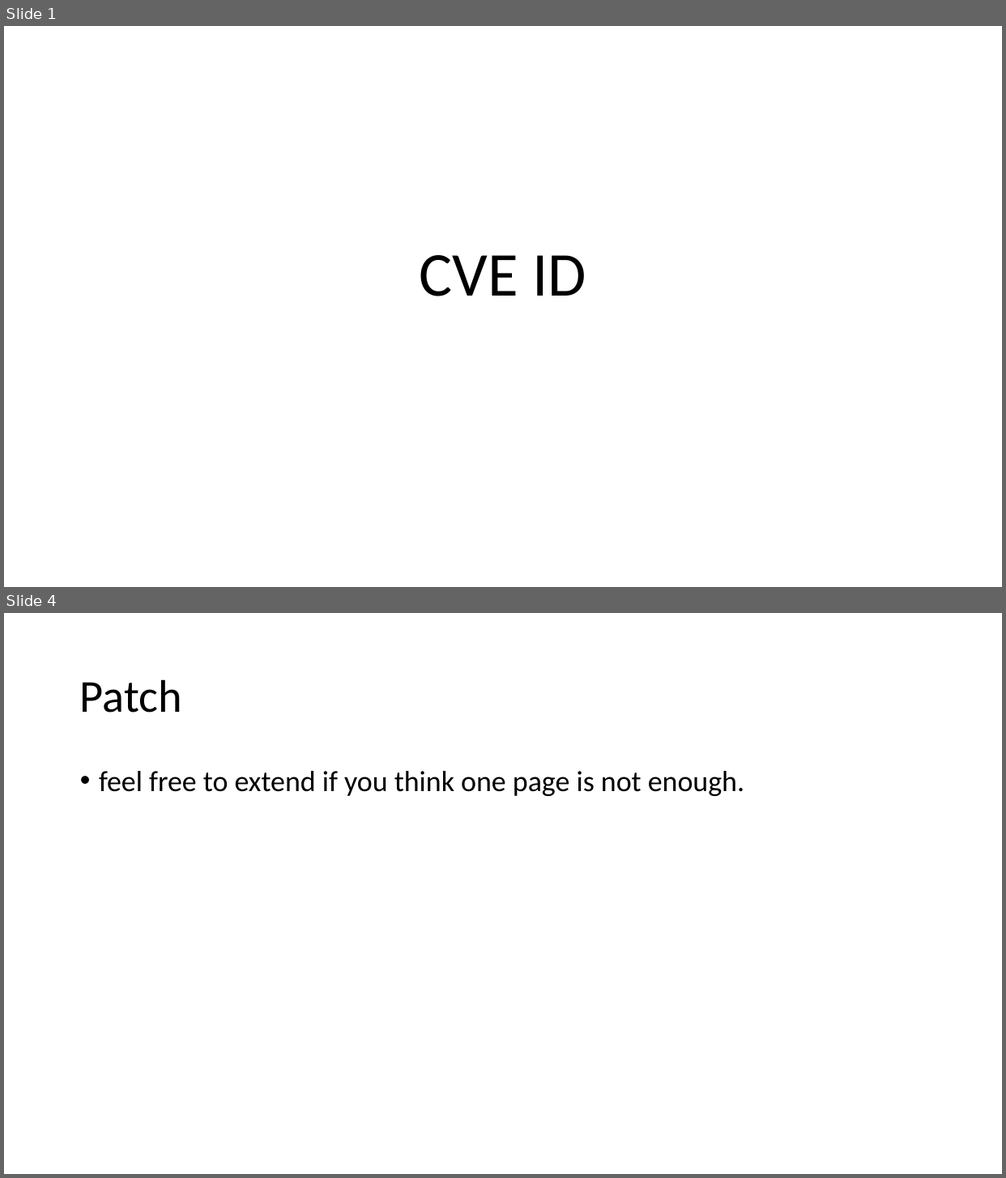
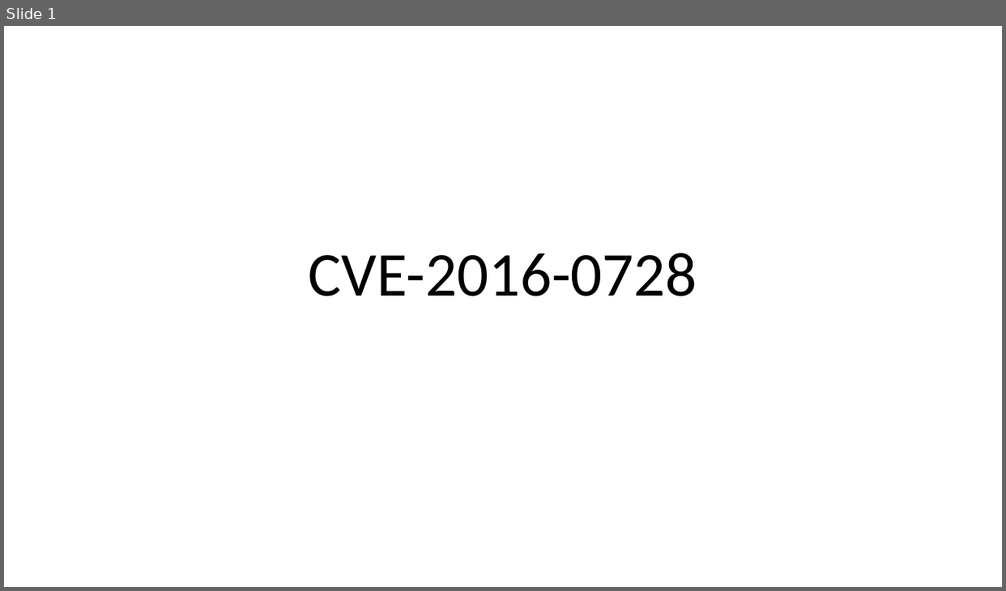
Before and after one commit to mudongliang/Kernel_Vulnerabilities, a slide deck: UAF/2016/CVE-2016-0728.pptx. Shown one above the other, each under a label of ours: slides 1 and 4 before the commit, slide 1 after it; the slides between them are not shown. The pictures are 1006x1178 and 1006x591 pixels, drawn with LibreOffice and Linux fonts; fonts in the diff are those of the drawing. Boxes give left, top, right and bottom in pixels: in the first picture for what was removed or moved away, otherwise in the second. Text is boxed around its words. In the diff, an @@ line names an element or a change of style, - is before the commit and + after.

```diff
--- a/UAF/2016/CVE-2016-0728.pptx
+++ b/UAF/2016/CVE-2016-0728.pptx
@@ slide 4 removed at (x1=4, y1=613, x2=1002, y2=1174), background #FFFFFF @@
@@ title removed at (x1=80, y1=679, x2=182, y2=713) @@
-Patch
@@ text removed at (x1=99, y1=771, x2=744, y2=796) @@
-• feel free to extend if you think one page is not enough.
@@ slide 1 changed as well @@
@@ title at (x1=309, y1=253, x2=697, y2=297): text changed @@
-CVE ID
+CVE-2016-0728
```
Also in this commit, not shown: 2 other slides changed, 6 slides added, 1 other slide removed, 1 other file.
